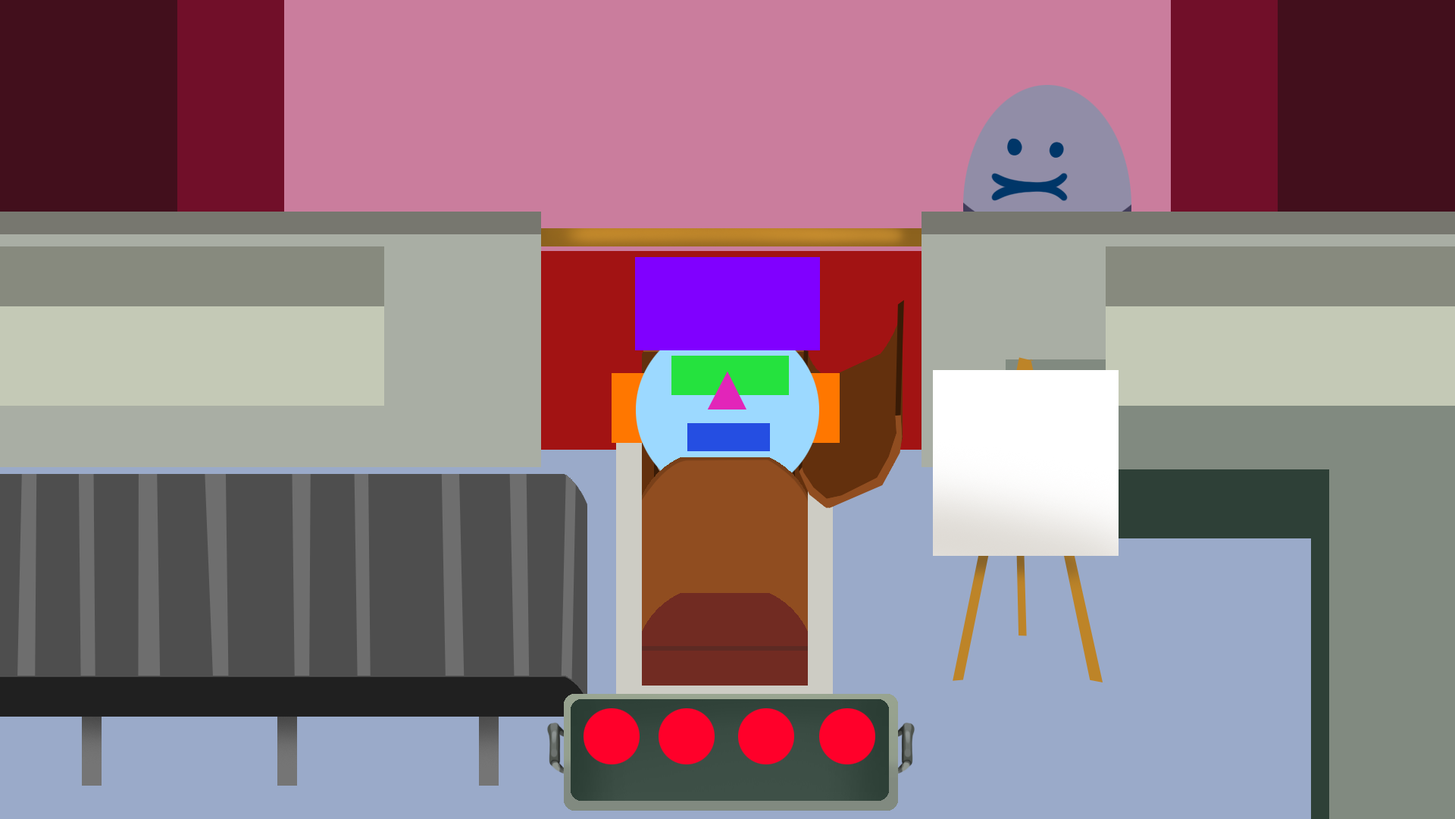
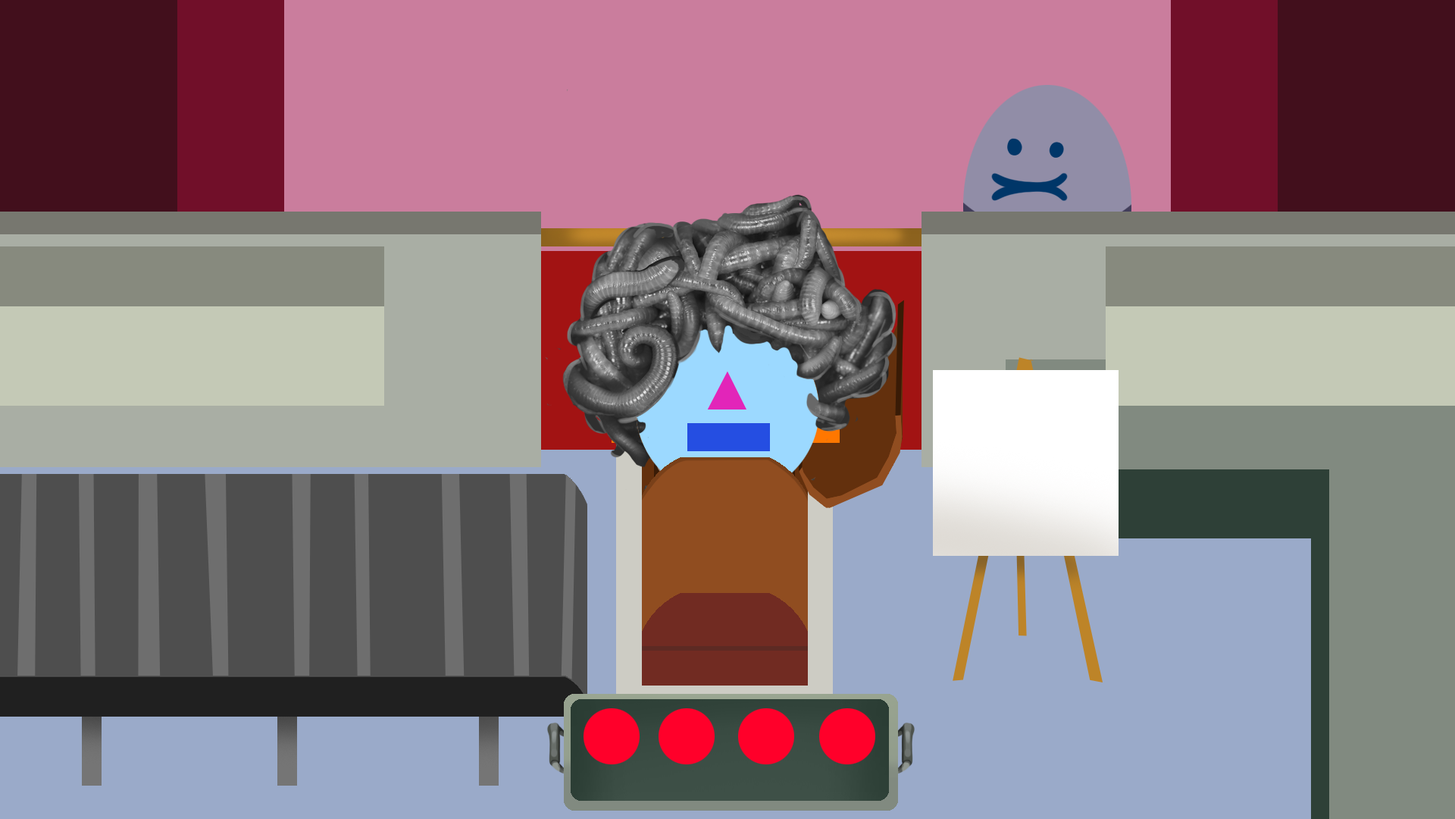
Layered file, before and after one edit (w=1455, h=819). Changes by layer:
hid "CorpseEyes01" over [671, 355, 790, 395]
removed layer "CorpseHair01" from group "Corpse" over [635, 256, 821, 351]
added layer "Layer 3" in group "Corpse" over [544, 88, 898, 490]
